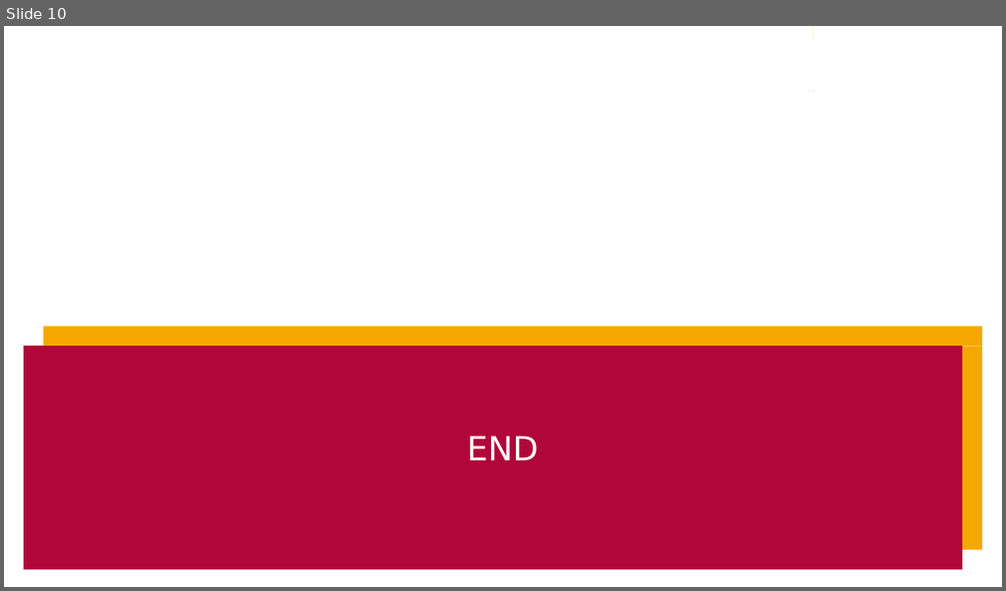
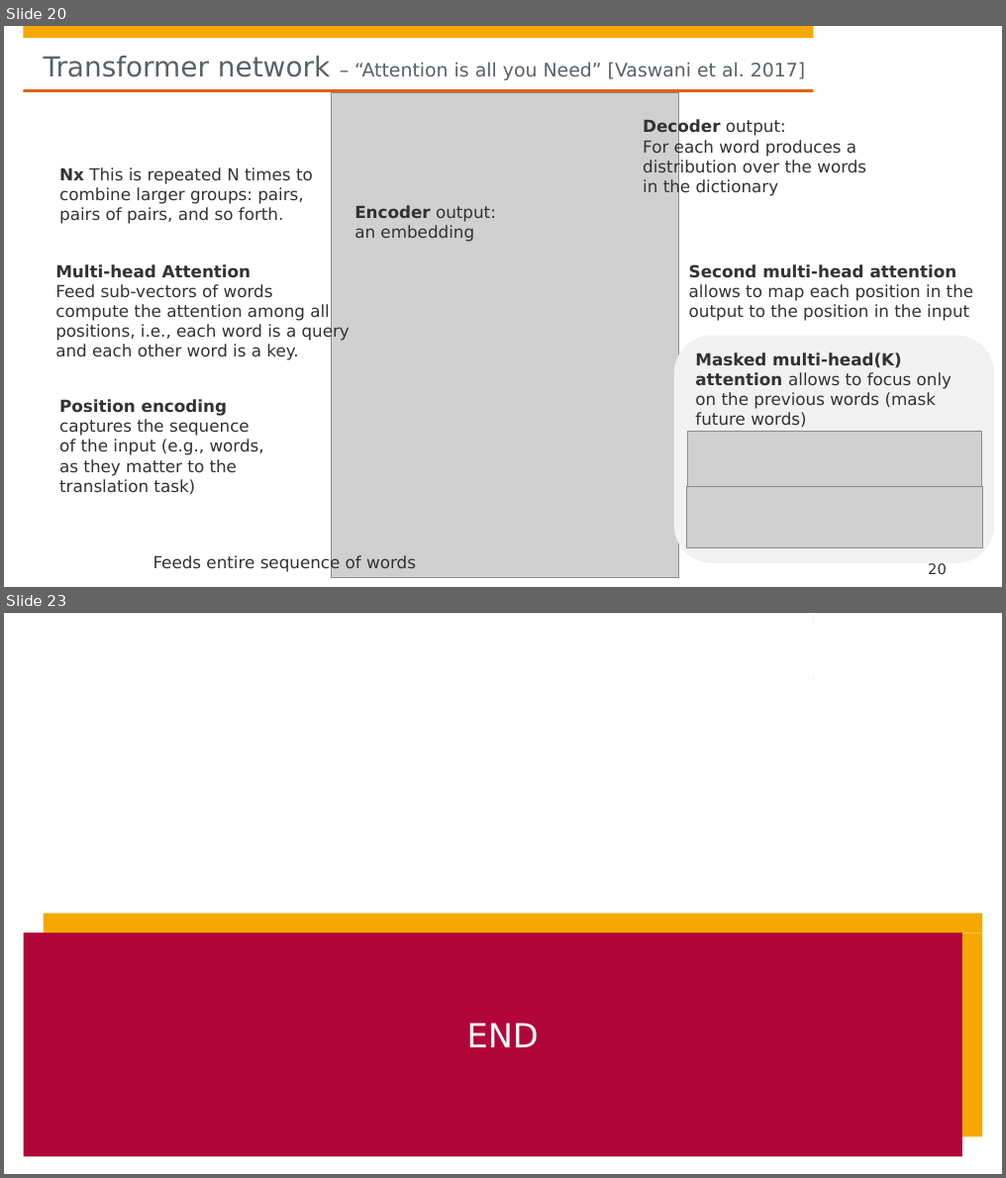
Before and after one commit to hpi-sam/GNN-Course-2020, a slide deck: 8. Graph Attention Networks.pptx. Shown one above the other, each under a label of ours: slide 10 before the commit, slides 20 and 23 after it; the slides between them are not shown. The pictures are 1006x591 and 1006x1178 pixels, drawn with LibreOffice and Linux fonts; fonts in the diff are those of the drawing; grey boxes stand for pictures; background and template pictures are left out. Boxes give left, top, right and bottom in pixels: in the first picture for what was removed or moved away, otherwise in the second. Text is boxed around its words. In the diff, an @@ line names an element or a change of style, - is before the commit and + after.

```diff
--- a/8. Graph Attention Networks.pptx
+++ b/8. Graph Attention Networks.pptx
@@ slide 20 added at bbox=[4, 26, 1002, 587], background #FFFFFF; not listed: 4 template elements that a slide beside it also shows @@
@@ title added at bbox=[44, 56, 805, 80], 18 pt, text #5A6166 @@
+Transformer network – “Attention is all you Need” [Vaswani et al. 2017]
@@ picture added at bbox=[331, 92, 678, 578] @@
@@ text added at bbox=[643, 119, 866, 197], 16 pt, text #323232 @@
+Decoder output:
+For each word produces a distribution over the words in the dictionary
@@ text added at bbox=[59, 168, 313, 224], 16 pt, text #323232 @@
+Nx This is repeated N times to combine larger groups: pairs, pairs of pairs, and so forth.
@@ text added at bbox=[354, 205, 496, 242], 16 pt, text #323232 @@
+Encoder output:
+an embedding
@@ text added at bbox=[55, 265, 350, 361], 16 pt, text #323232 @@
+Multi-head Attention
+Feed sub-vectors of words
+compute the attention among all positions, i.e., each word is a query and each other word is a key.
@@ text added at bbox=[689, 265, 973, 321], 16 pt, text #323232 @@
+Second multi-head attention allows to map each position in the output to the position in the input
@@ rounded rectangle added at bbox=[674, 335, 994, 564], fill #F2F2F2 @@
@@ text added at bbox=[695, 353, 951, 427], 16 pt, text #323232 @@
+Masked multi-head(K) attention allows to focus only on the previous words (mask future words)
@@ text added at bbox=[59, 399, 264, 495], 16 pt, text #323232 @@
+Position encoding captures the sequence of the input (e.g., words, as they matter to the translation task)
@@ picture added at bbox=[687, 431, 982, 488] @@
@@ picture added at bbox=[687, 487, 983, 549] @@
@@ text added at bbox=[153, 556, 416, 573], 16 pt, text #323232 @@
+Feeds entire sequence of words
@@ page number added at bbox=[928, 564, 946, 574], 14 pt, text #323232 @@
+20
@@ what was slide 10 is now slide 23 @@
```
Also in this commit, not shown: 4 slides changed, 16 other slides added, 3 slides removed.
